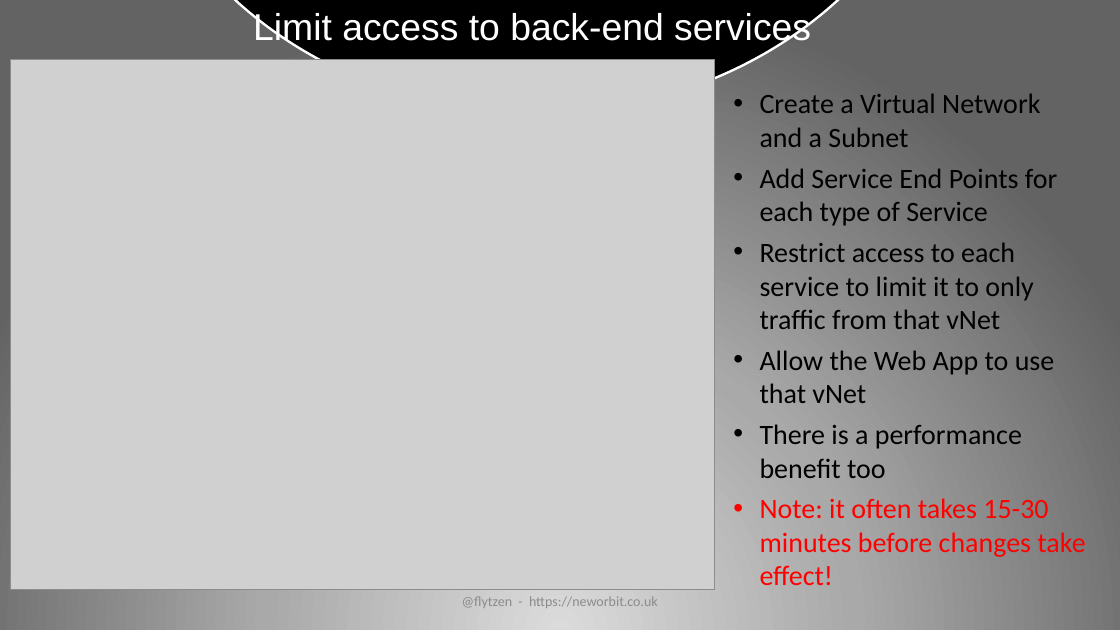
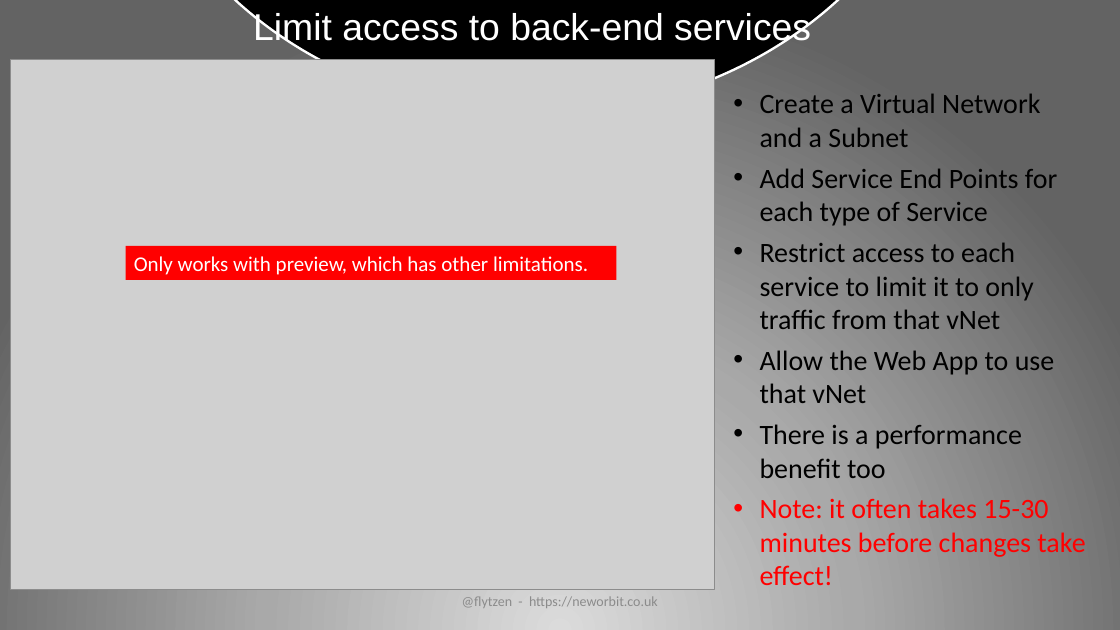
Before and after one commit to flytzen/SecurityTalk, a slide deck: slide 27 of Secure Your Web App Presentation.pptx (slide 26 before the commit). Drawn at 1120x630 pixels with LibreOffice and Linux fonts; fonts in the diff are those of the drawing; grey boxes stand for pictures; background and template pictures are left out. Boxes give left, top, right and bottom in pixels: in the first picture for what was removed or moved away, otherwise in the second. Text is boxed around its words. In the diff, an @@ line names an element or a change of style, - is before the commit and + after.

```diff
--- a/Secure Your Web App Presentation.pptx
+++ b/Secure Your Web App Presentation.pptx
@@ rectangle added at (125, 246, 617, 280), fill #FF0000, 18 pt, text #FFFFFF @@
+Only works with preview, which has other limitations.
```
Also in this commit, not shown: 3 other slides changed, 2 slides added.
